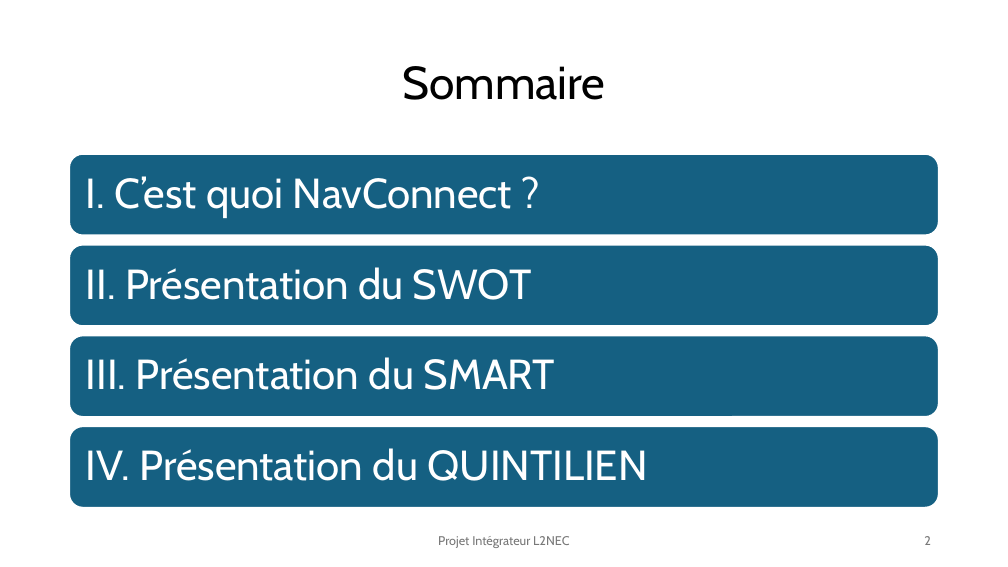
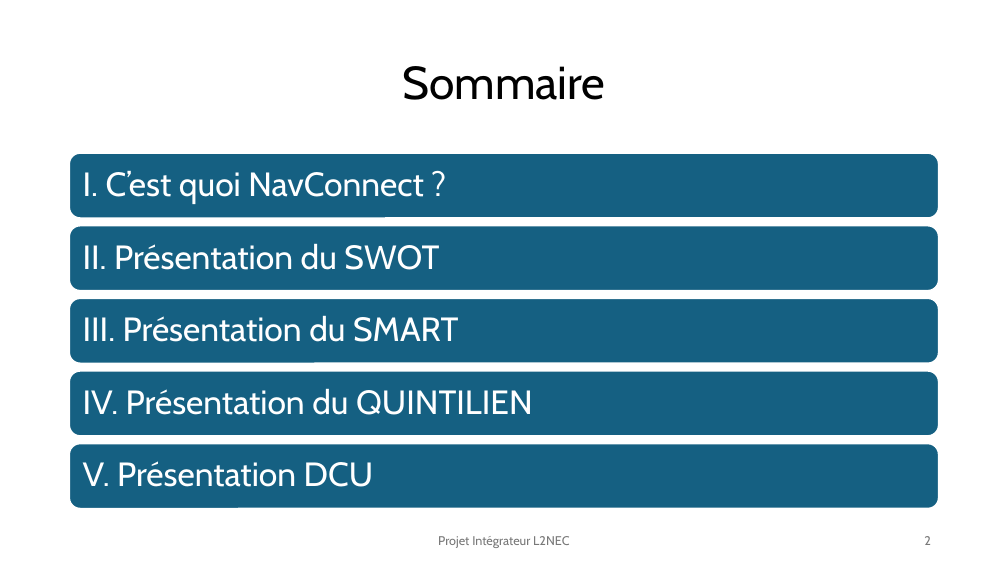
Before and after one commit to ArthurPeyre/UPPA_Navette, a slide deck: slide 2 of AVANT-PROJET/PrésentationAvantProjet.pptx. Drawn at 1008x567 pixels with LibreOffice and Linux fonts; fonts in the diff are those of the drawing. Boxes give left, top, right and bottom in pixels: in the first picture for what was removed or moved away, otherwise in the second. Text is boxed around its words. In the diff, an @@ line names an element or a change of style, - is before the commit and + after.

```diff
--- a/AVANT-PROJET/PrésentationAvantProjet.pptx
+++ b/AVANT-PROJET/PrésentationAvantProjet.pptx
@@ rounded rectangle: place and size @@
-rounded rectangle at [70, 154, 939, 235]
+rounded rectangle at [70, 153, 939, 218]
@@ rounded rectangle: place and size @@
-rounded rectangle at [70, 245, 939, 326]
+rounded rectangle at [70, 226, 939, 291]
@@ text "II. Présentation du SWOT": place and size @@
-text "II. Présentation du SWOT" at [86, 267, 532, 300]
+text "II. Présentation du SWOT" at [83, 243, 439, 270]
@@ rounded rectangle added at [70, 299, 939, 364], fill #156082, outline #FFFFFF 1.5 pt @@
@@ text "III. Présentation du SMART": place and size @@
-text "III. Présentation du SMART" at [86, 357, 556, 390]
+text "III. Présentation du SMART" at [83, 315, 458, 342]
@@ rounded rectangle: place and size @@
-rounded rectangle at [70, 336, 939, 417]
+rounded rectangle at [70, 371, 939, 436]
@@ size 40 to 32 pt; less space between paragraphs in 4 elements at [83, 170, 423, 204], [83, 243, 439, 270], [83, 315, 458, 342], [83, 388, 533, 415] @@
@@ text "IV. Présentation du QUINTILIEN": place and size @@
-text "IV. Présentation du QUINTILIEN" at [86, 448, 647, 481]
+text "IV. Présentation du QUINTILIEN" at [83, 388, 533, 415]
@@ rounded rectangle: place and size @@
-rounded rectangle at [70, 426, 939, 507]
+rounded rectangle at [70, 444, 939, 509]
@@ text added at [83, 461, 373, 487], 32 pt, text #FFFFFF @@
+V. Présentation DCU
```
Also in this commit, not shown: 1 slide added.
